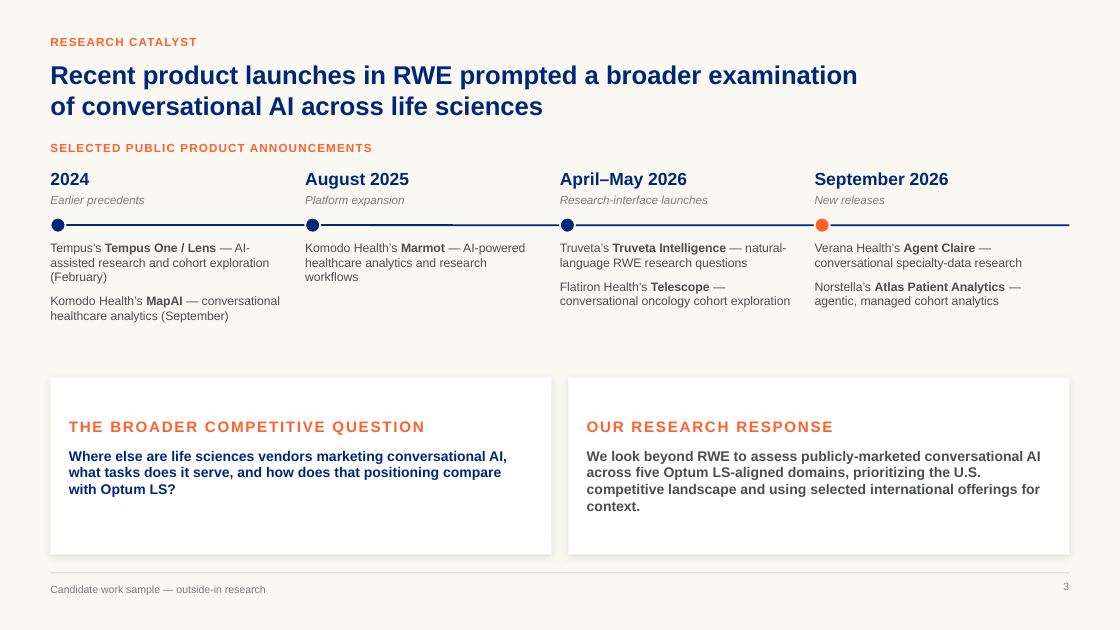
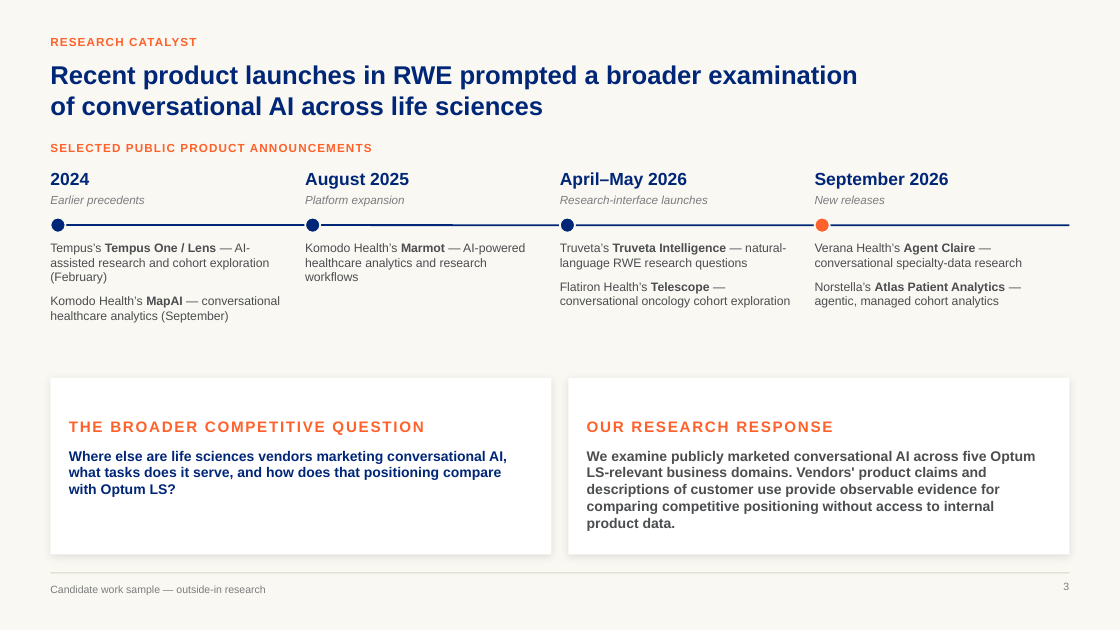
Before and after one commit to marinojt/test, a slide deck: slide 3 of deck/Optum-LS-Conversational-AI-sourced.pptx. Drawn at 1120x630 pixels with LibreOffice and Linux fonts; fonts in the diff are those of the drawing. Boxes give left, top, right and bottom in pixels: in the first picture for what was removed or moved away, otherwise in the second. Text is boxed around its words. In the diff, an @@ line names an element or a change of style, - is before the commit and + after.

```diff
--- a/deck/Optum-LS-Conversational-AI-sourced.pptx
+++ b/deck/Optum-LS-Conversational-AI-sourced.pptx
@@ text at [587,451,1035,531]: text changed @@
-We look beyond RWE to assess publicly-marketed conversational AI across five Optum LS-aligned domains, prioritizing the U.S. competitive landscape and using selected international offerings for context.
+We examine publicly marketed conversational AI across five Optum LS-relevant business domains. Vendors' product claims and descriptions of customer use provide observable evidence for comparing competitive positioning without access to internal product data.
```
Also in this commit, not shown: 1 other slide changed, 3 other files.
